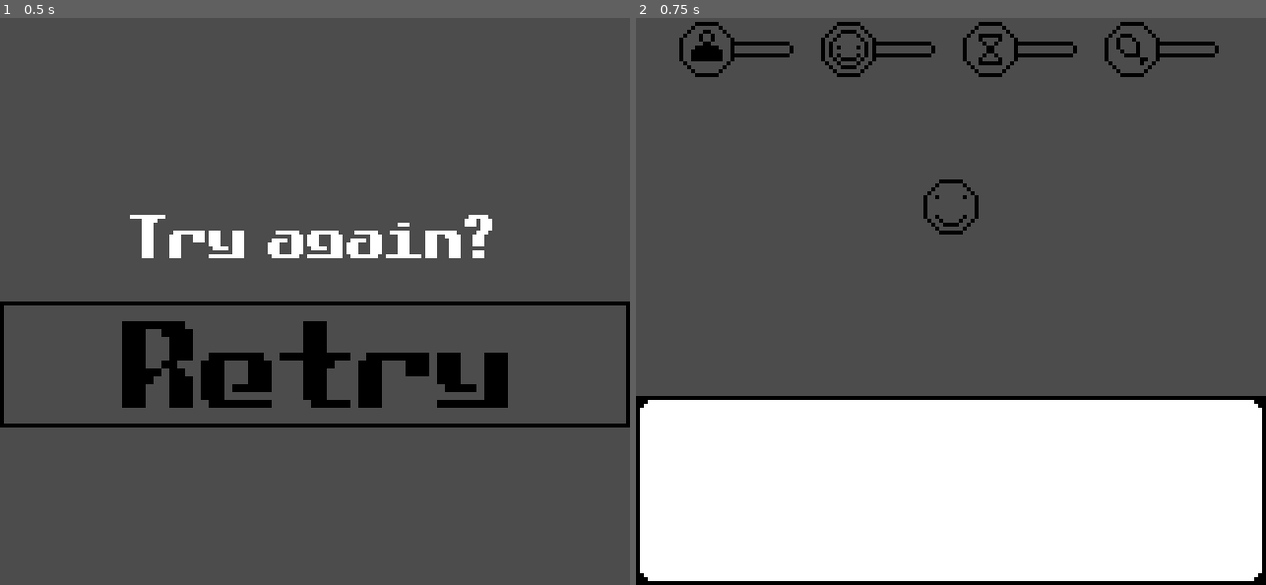
Above: before the commit, frames 1-2 (left to right).
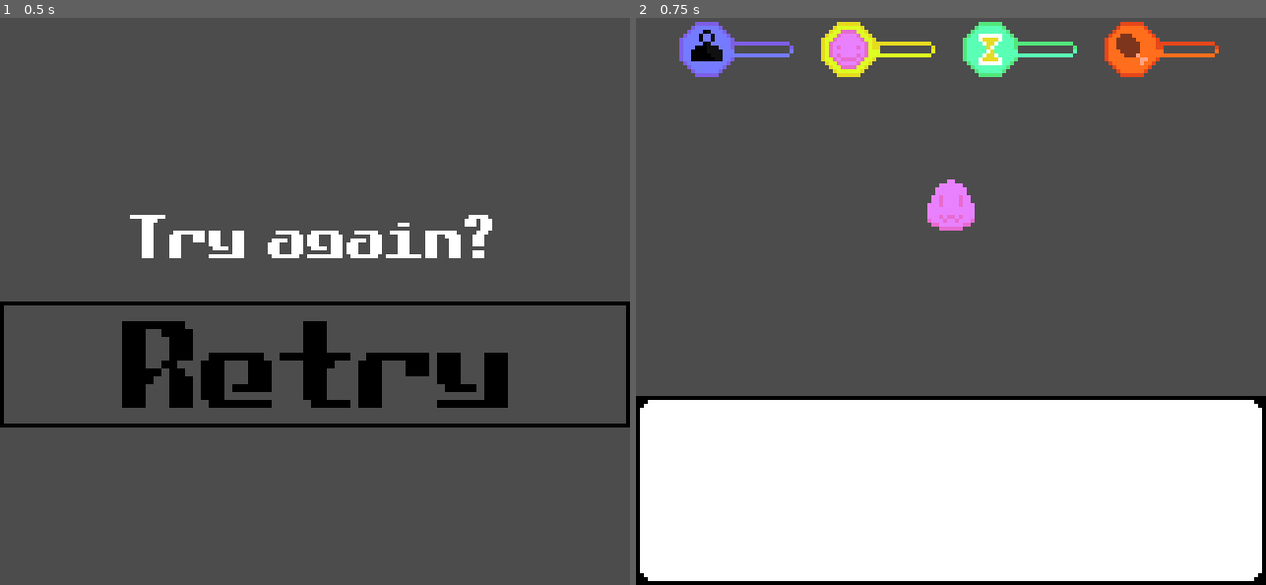
Above: after the commit, the same moments.

Repository: RustyMonky/LudumDare42
Game: Godot game, scene res://scenes/gameover.tscn
Two runs of this game, one before a commit and one after it. Both use one fixed random seed, a clock stepped at 60 frames per second and the inputs below. This scene is started directly instead of the project's main scene.
Inputs (mouse positions are in pixels of both pictures, inside the frame that each line leads up to):
- Up to frame 1 (0.5 s): no input
- Up to frame 2 (0.75 s): click (951, 363) at 0.5 s

Frame 1 is identical in both runs. In frame 2, 3.7% of the frame differs, in the area x 6-93%, y 0-39%.
Error before the commit: Invalid get index 'PROMPT' (on base: 'Node (gameState.gd)'). (res://scenes/main.gd:13)
Error after the commit: Invalid get index 'PROMPT' (on base: 'Node (gameState.gd)'). (res://scenes/main.gd:19)

Commit message:
Tween updates status bars, updates sprites

Diff:
--- a/globals/pet.gd
+++ b/globals/pet.gd
@@ -32,6 +32,7 @@
 
 func result():
 	var textQueue = []
+	pet.age += 1
 
 	if pet.size <= 2:
 		textQueue.append("It's a healthy size...")
--- a/scenes/gameover.tscn
+++ b/scenes/gameover.tscn
@@ -4,7 +4,7 @@
 [ext_resource path="res://assets/fonts/main.tres" type="DynamicFont" id=2]
 [ext_resource path="res://assets/sprites/ui/buttons/retryButton.png" type="Texture" id=3]
 
-[node name="gameover" type="Node" index="0"]
+[node name="gameover" type="Node"]
 
 script = ExtResource( 1 )
 
--- a/scenes/main.gd
+++ b/scenes/main.gd
@@ -1,6 +1,11 @@
 extends Node
 
 var actionsMenu
+var ageProgress
+var happyProgress
+var hungerProgress
+var sizeProgress
+var statusTween
 var textIsDone = false
 var textLabel
 var textQueue = []
@@ -10,7 +15,12 @@
 
 func _ready():
 	actionsMenu = $actionsMenu/actions
+	ageProgress = $ui/statusGrid/ageProgress
 	gameState.currentState = gameState.PROMPT
+	happyProgress = $ui/statusGrid/happyProgress
+	hungerProgress = $ui/statusGrid/hungerProgress
+	sizeProgress = $ui/statusGrid/sizeProgress
+	statusTween = $ui/statusGrid/statusTween
 	textLabel = $ui/textbox/label
 	textTimer = $ui/textbox/textTimer
 	transitionTimer = $transitionTimer
@@ -36,6 +46,7 @@
 
 	elif gameState.currentState == gameState.RESULT:
 		prepare_text_queue(pet.result(), 0)
+		update_status_bars()
 		gameState.currentState = gameState.PROMPT
 
 func prepare_text_queue(textArray, textIndex):
@@ -44,6 +55,20 @@
 	textQueueIndex = textIndex
 	textLabel.set_text(textArray[textIndex])
 	textLabel.set_visible_characters(0)
+
+func update_status_bars():
+	if sizeProgress.get_value() != pet.pet.size:
+		statusTween.interpolate_property(sizeProgress, "value", sizeProgress.get_value(), pet.pet.size, 0.5, Tween.TRANS_LINEAR, Tween.EASE_IN)
+
+	if happyProgress.get_value() != pet.pet.happiness:
+		statusTween.interpolate_property(happyProgress, "value", happyProgress.get_value(), pet.pet.happiness, 0.5, Tween.TRANS_LINEAR, Tween.EASE_IN)
+
+	if hungerProgress.get_value() != pet.pet.hunger:
+		statusTween.interpolate_property(hungerProgress, "value", hungerProgress.get_value(), pet.pet.hunger, 0.5, Tween.TRANS_LINEAR, Tween.EASE_IN)
+
+	statusTween.interpolate_property(ageProgress, "value", ageProgress.get_value(), pet.pet.age, 0.5, Tween.TRANS_LINEAR, Tween.EASE_IN)
+
+	statusTween.start()
 
 func _on_textTimer_timeout():
 	var visibleText = textLabel.get_visible_characters()
--- a/scenes/main.tscn
+++ b/scenes/main.tscn
@@ -1,16 +1,19 @@
-[gd_scene load_steps=10 format=2]
+[gd_scene load_steps=13 format=2]
 
 [ext_resource path="res://scenes/main.gd" type="Script" id=1]
-[ext_resource path="res://assets/sprites/pets/test.png" type="Texture" id=2]
+[ext_resource path="res://assets/sprites/pets/baby.png" type="Texture" id=2]
 [ext_resource path="res://scenes/actions.tscn" type="PackedScene" id=3]
 [ext_resource path="res://assets/sprites/ui/textbox.png" type="Texture" id=4]
 [ext_resource path="res://assets/fonts/main.tres" type="DynamicFont" id=5]
 [ext_resource path="res://assets/sprites/ui/bars/sizeBar.png" type="Texture" id=6]
-[ext_resource path="res://assets/sprites/ui/bars/happyBar.png" type="Texture" id=7]
-[ext_resource path="res://assets/sprites/ui/bars/ageBar.png" type="Texture" id=8]
-[ext_resource path="res://assets/sprites/ui/bars/hungerBar.png" type="Texture" id=9]
-
-[node name="root" type="Node"]
+[ext_resource path="res://assets/sprites/ui/bars/sizeProgress.png" type="Texture" id=7]
+[ext_resource path="res://assets/sprites/ui/bars/happyBar.png" type="Texture" id=8]
+[ext_resource path="res://assets/sprites/ui/bars/happyProgress.png" type="Texture" id=9]
+[ext_resource path="res://assets/sprites/ui/bars/ageBar.png" type="Texture" id=10]
+[ext_resource path="res://assets/sprites/ui/bars/hungerBar.png" type="Texture" id=11]
+[ext_resource path="res://assets/sprites/ui/bars/hungerProgress.png" type="Texture" id=12]
+
+[node name="root" type="Node" index="0"]
 
 script = ExtResource( 1 )
 
@@ -43,6 +46,7 @@
 
 [node name="textbox" type="NinePatchRect" parent="ui" index="0"]
 
+editor/display_folded = true
 anchor_left = 0.0
 anchor_top = 1.0
 anchor_right = 1.0
@@ -129,13 +133,75 @@
 size_flags_horizontal = 1
 size_flags_vertical = 1
 min_value = 0.0
+max_value = 5.0
+step = 1.0
+page = 0.0
+value = 0.0
+exp_edit = false
+rounded = false
+texture_under = null
+texture_over = ExtResource( 6 )
+texture_progress = ExtResource( 7 )
+radial_fill_degrees = 360.0
+radial_center_offset = Vector2( 0, 0 )
+nine_patch_stretch = false
+_sections_unfolded = [ "Rect", "Textures" ]
+
+[node name="happyProgress" type="TextureProgress" parent="ui/statusGrid" index="1"]
+
+anchor_left = 0.0
+anchor_top = 0.0
+anchor_right = 0.0
+anchor_bottom = 0.0
+margin_left = 36.0
+margin_right = 68.0
+margin_bottom = 16.0
+rect_min_size = Vector2( 32, 16 )
+rect_pivot_offset = Vector2( 0, 0 )
+rect_clip_content = false
+mouse_filter = 1
+mouse_default_cursor_shape = 0
+size_flags_horizontal = 1
+size_flags_vertical = 1
+min_value = -5.0
+max_value = 5.0
+step = 1.0
+page = 0.0
+value = 0.0
+exp_edit = false
+rounded = true
+texture_under = null
+texture_over = ExtResource( 8 )
+texture_progress = ExtResource( 9 )
+radial_fill_degrees = 360.0
+radial_center_offset = Vector2( 0, 0 )
+nine_patch_stretch = false
+_sections_unfolded = [ "Rect", "Textures" ]
+
+[node name="ageProgress" type="TextureProgress" parent="ui/statusGrid" index="2"]
+
+anchor_left = 0.0
+anchor_top = 0.0
+anchor_right = 0.0
+anchor_bottom = 0.0
+margin_left = 72.0
+margin_right = 104.0
+margin_bottom = 16.0
+rect_min_size = Vector2( 32, 16 )
+rect_pivot_offset = Vector2( 0, 0 )
+rect_clip_content = false
+mouse_filter = 1
+mouse_default_cursor_shape = 0
+size_flags_horizontal = 1
+size_flags_vertical = 1
+min_value = 0.0
 max_value = 100.0
 step = 1.0
 page = 0.0
 value = 0.0
 exp_edit = false
 rounded = false
-texture_under = ExtResource( 6 )
+texture_under = ExtResource( 10 )
 texture_over = null
 texture_progress = null
 radial_fill_degrees = 360.0
@@ -143,68 +209,6 @@
 nine_patch_stretch = false
 _sections_unfolded = [ "Rect", "Textures" ]
 
-[node name="happyProgress" type="TextureProgress" parent="ui/statusGrid" index="1"]
-
-anchor_left = 0.0
-anchor_top = 0.0
-anchor_right = 0.0
-anchor_bottom = 0.0
-margin_left = 36.0
-margin_right = 68.0
-margin_bottom = 16.0
-rect_min_size = Vector2( 32, 16 )
-rect_pivot_offset = Vector2( 0, 0 )
-rect_clip_content = false
-mouse_filter = 1
-mouse_default_cursor_shape = 0
-size_flags_horizontal = 1
-size_flags_vertical = 1
-min_value = 0.0
-max_value = 100.0
-step = 1.0
-page = 0.0
-value = 0.0
-exp_edit = false
-rounded = false
-texture_under = ExtResource( 7 )
-texture_over = null
-texture_progress = null
-radial_fill_degrees = 360.0
-radial_center_offset = Vector2( 0, 0 )
-nine_patch_stretch = false
-_sections_unfolded = [ "Rect", "Textures" ]
-
-[node name="ageProgress" type="TextureProgress" parent="ui/statusGrid" index="2"]
-
-anchor_left = 0.0
-anchor_top = 0.0
-anchor_right = 0.0
-anchor_bottom = 0.0
-margin_left = 72.0
-margin_right = 104.0
-margin_bottom = 16.0
-rect_min_size = Vector2( 32, 16 )
-rect_pivot_offset = Vector2( 0, 0 )
-rect_clip_content = false
-mouse_filter = 1
-mouse_default_cursor_shape = 0
-size_flags_horizontal = 1
-size_flags_vertical = 1
-min_value = 0.0
-max_value = 100.0
-step = 1.0
-page = 0.0
-value = 0.0
-exp_edit = false
-rounded = false
-texture_under = ExtResource( 8 )
-texture_over = null
-texture_progress = null
-radial_fill_degrees = 360.0
-radial_center_offset = Vector2( 0, 0 )
-nine_patch_stretch = false
-_sections_unfolded = [ "Rect", "Textures" ]
-
 [node name="hungerProgress" type="TextureProgress" parent="ui/statusGrid" index="3"]
 
 anchor_left = 0.0
@@ -221,20 +225,29 @@
 mouse_default_cursor_shape = 0
 size_flags_horizontal = 1
 size_flags_vertical = 1
-min_value = 0.0
-max_value = 100.0
+min_value = -5.0
+max_value = 5.0
 step = 1.0
 page = 0.0
 value = 0.0
 exp_edit = false
 rounded = false
-texture_under = ExtResource( 9 )
-texture_over = null
-texture_progress = null
-radial_fill_degrees = 360.0
-radial_center_offset = Vector2( 0, 0 )
-nine_patch_stretch = false
-_sections_unfolded = [ "Rect", "Textures" ]
+texture_under = null
+texture_over = ExtResource( 11 )
+texture_progress = ExtResource( 12 )
+radial_fill_degrees = 360.0
+radial_center_offset = Vector2( 0, 0 )
+nine_patch_stretch = false
+_sections_unfolded = [ "Rect", "Textures" ]
+
+[node name="statusTween" type="Tween" parent="ui/statusGrid" index="4"]
+
+repeat = false
+playback_process_mode = 1
+playback_speed = 1.0
+playback/active = false
+playback/repeat = false
+playback/speed = 1.0
 
 [node name="transitionTimer" type="Timer" parent="." index="3"]
 
Binary file added: assets/sprites/pets/baby.png
Not shown, added: assets/sprites/pets/baby.png.import
Binary file added: assets/sprites/pets/phase2.png
Not shown, added: assets/sprites/pets/phase2.png.import
Binary file removed: assets/sprites/pets/test.png
Binary file changed: assets/sprites/ui/bars/ageBar.png
Binary file added: assets/sprites/ui/bars/ageProgress.png
Not shown, changed: assets/sprites/ui/bars/ageProgress.png.import
Binary file changed: assets/sprites/ui/bars/happyBar.png
Binary file added: assets/sprites/ui/bars/happyProgress.png
Not shown, added: assets/sprites/ui/bars/happyProgress.png.import
Binary file changed: assets/sprites/ui/bars/hungerBar.png
(and 6 more such lines)
